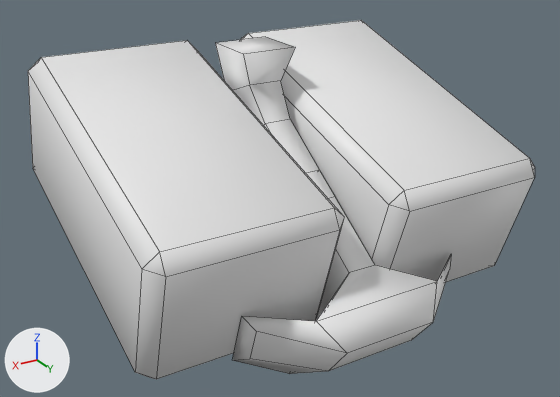
The FBX model Proyecto_Unity/Assets/Models/Nave/AlmacenamientoComun.fbx as it was, and as the next commit left it.
Rendered twice from a 50 mm camera at (0.0149, 0.027, -0.0026) aimed at (0.0, 0.0022, -0.015). The axes (+X, +Y, +Z) are drawn at lower left. The lights are the same throughout. Mesh edges are drawn as thin lines. Materials are left out; every surface is plain grey. Where no turn or scale is listed for an object, it has been applied to the vertices.

Names of what the first picture shows: 'Comunes'.
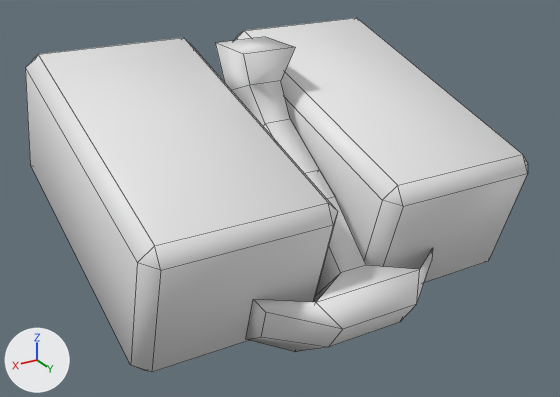
The edits, one by one:
me_comunes is used by ob_comunes; location (0.0, 0.0, 0.0).
me_comunes had 100 vertices, 102 faces and spanned x -0.0083..0.0081, y -0.0053..0.0096, z -0.0195..-0.0091.
me_comunes now has 100 vertices, 102 faces and spans x -0.0083..0.0081, y -0.0057..0.0089, z -0.0188..-0.0091.
me_comunes part 1: the loose piece of 24 vertices spanning x -0.0083..-0.001, y -0.0053..0.0082, z -0.0184..-0.0094 is moved by (0.0, -0.0004, 0.0001).
me_comunes part 2: the loose piece of 24 vertices spanning x 0.0009..0.0081, y -0.0053..0.0082, z -0.0184..-0.0094 is moved by (0.0, -0.0004, 0.0001).
me_comunes part 3: 20 of 100 vertices moved; they spanned x -0.0045..0.0047, y 0.0057..0.0096, z -0.0195..-0.0156 and now span x -0.0039..0.004, y 0.0052..0.0089, z -0.0188..-0.0159; mean shift (0.0, -0.0004, 0.0004); largest move (-0.0006, 0.0057, -0.019) -> (-0.0006, 0.0052, -0.0182).

Changed parts and their boxes [x1, y1, x2, y2] in the pictures (560 x 397 px; the box of a moved part takes in the faces that stretch with it):
'Comunes', reshaped: before [28, 20, 535, 379]; after [25, 18, 528, 372]
part 1 of me_comunes, moved or reshaped: before [240, 20, 535, 282]; after [234, 18, 528, 283]
part 2 of me_comunes, moved or reshaped: before [28, 40, 344, 379]; after [25, 38, 338, 372]
part 3 of me_comunes, moved or reshaped: before [233, 197, 451, 374]; after [246, 197, 433, 352]
